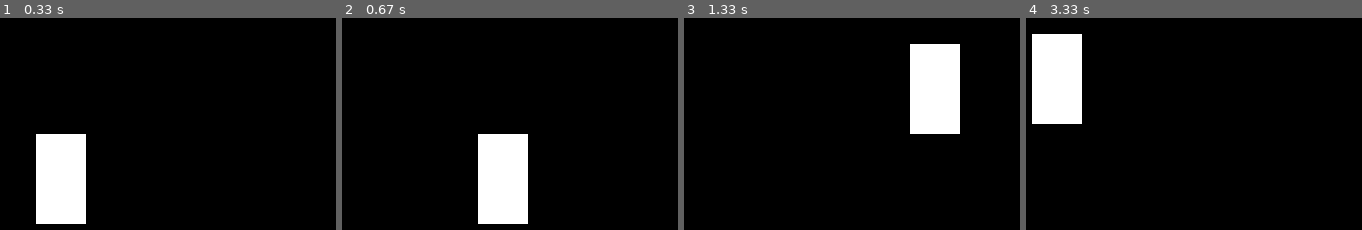
Above: before the commit, frames 1-4 (left to right).
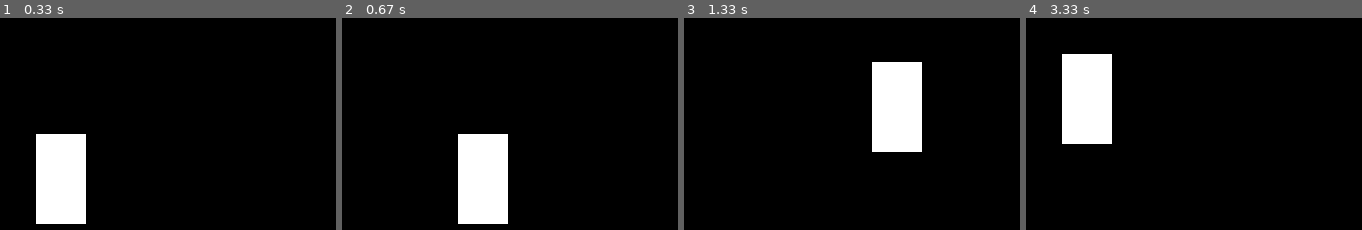
Above: after the commit, the same moments.

Repository: ArxIIdoL/Pygame_Project_Yandex_Luceum
Game: pygame game, started from main.py
Same seed, same stepped clock (60 frames per second), same inputs: the game is played once before the commit and once after it.
Inputs:
- Up to frame 1 (0.33 s): no input
- Up to frame 2 (0.67 s): hold D from 0.33 s (still down)
- Up to frame 3 (1.33 s): release D at 0.8 s; hold W 0.83-1.13 s; hold D from 1.17 s (still down)
- Up to frame 4 (3.33 s): release D at 1.63 s; hold A 1.67-2.2 s; hold S 2.23-2.53 s; hold A 2.57-2.97 s; hold W from 3 s (still down)

Frame 1 is identical in both runs. In frame 2, 5.1% of the frame differs, in the area x 34-56%, y 54-98%; in frame 3, 10%, in the area x 55-83%, y 12-64%; in frame 4, 8.7%.

Commit message:
Фёдор Попытка реализации плавности движения корабля

Diff:
--- a/main.py
+++ b/main.py
@@ -26,20 +26,21 @@
                 running = False
 
         keys = pygame.key.get_pressed()
+        speed = 2  # Уменьшенная скорость
         if keys[pygame.K_a]:
-            ship.move(-5, 0)
+            ship.move(-speed, 0)
         if keys[pygame.K_d]:
-            ship.move(5, 0)
+            ship.move(speed, 0)
         if keys[pygame.K_w]:
-            ship.move(0, -5)
+            ship.move(0, -speed)
         if keys[pygame.K_s]:
-            ship.move(0, 5)
+            ship.move(0, speed)
 
         screen.fill((0, 0, 0))
         pygame.draw.rect(screen, (255, 255, 255), (ship.x, ship.y, ship.width, ship.height))
 
         pygame.display.flip()
-        clock.tick(60)
+        clock.tick(240)
 
     pygame.quit()
 
